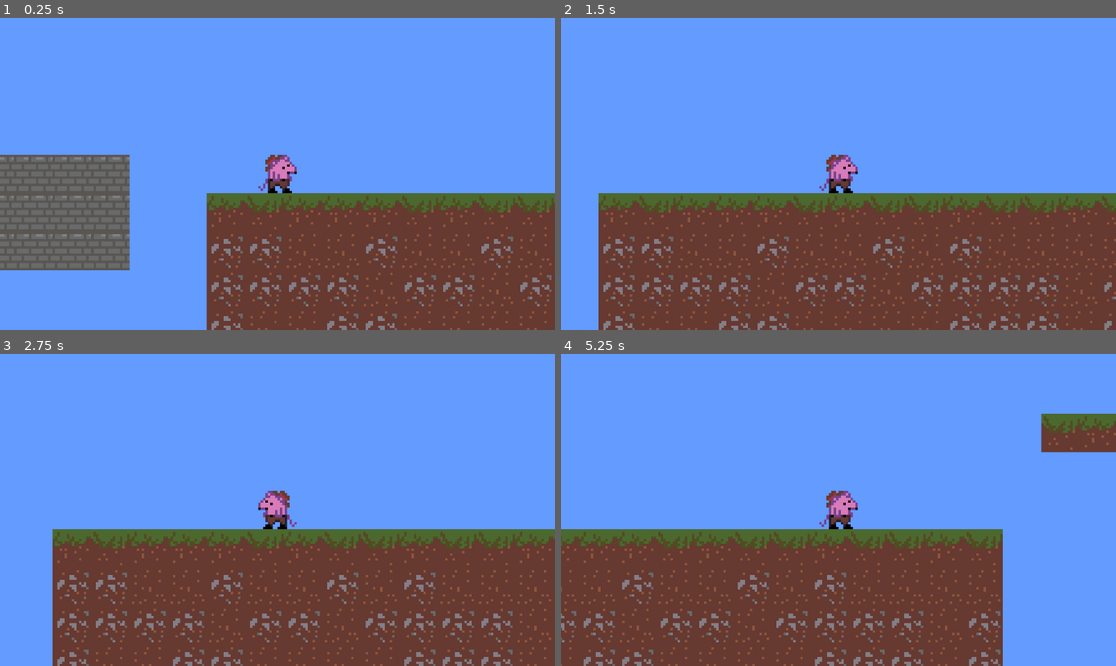
Above: before the commit, frames 1-4 (two rows, left to right).
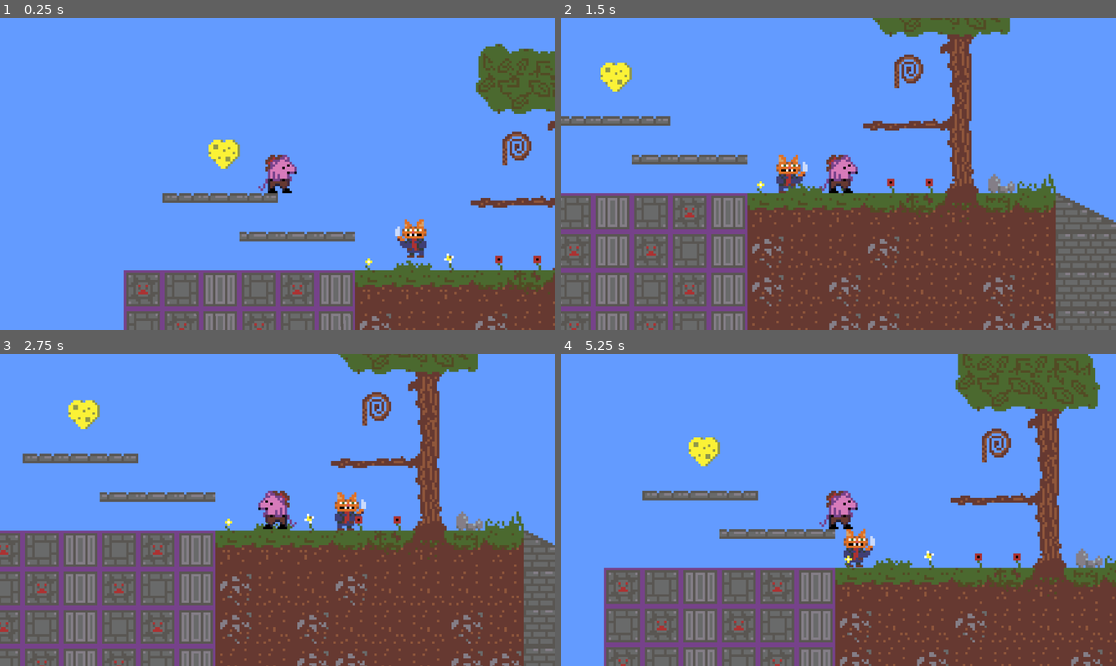
Above: after the commit, the same moments.

Repository: jyee0012/CMPT230-Game
Game: Godot game, scene res://Assets/Scenes/Levels/testlevel.tscn
Two runs of this game, one before a commit and one after it. Both use one fixed random seed, a clock stepped at 60 frames per second and the inputs below.
Inputs:
- Up to frame 1 (0.25 s): no input
- Up to frame 2 (1.5 s): hold Right (right) from 0.53 s (still down); tap A (grapple) at 0.6 s; tap Space (jump) at 0.77 s; tap X (attack, bound only after the commit) at 0.8, 1.35 s
- Up to frame 3 (2.75 s): tap Space (jump) at 1.52 s; tap A (grapple) at 1.55 s; release Right (right) at 2.03 s; hold Left (left) from 2.03 s (still down); tap Shift (dash) at 2.1 s; tap X (attack, bound only after the commit) at 2.3 s
- Up to frame 4 (5.25 s): release Left (left) at 2.78 s; hold Right (right) 2.78-4.28 s; tap A (grapple) at 2.85, 4.35 s; tap Space (jump) at 3.02, 3.77, 4.52 s; tap X (attack, bound only after the commit) at 3.6, 5.1 s; hold Left (left) 4.28-5.03 s; hold Right (right) from 5.03 s (still down)

The runs differ from the first frame. In frame 1, 38% of the frame differs, in the area x 0-100%, y 8-100%; in frame 2, 31%; in frame 3, 31%; in frame 4, 44%, in the area x 0-100%, y 0-100%.

Commit message:
Implemented basic combat

Diff:
--- a/cmpt230-game/Assets/Scenes/Entities/player.tscn
+++ b/cmpt230-game/Assets/Scenes/Entities/player.tscn
@@ -14,6 +14,8 @@
 
 [sub_resource type="CircleShape2D" id="CircleShape2D_xweso"]
 radius = 48.1664
+
+[sub_resource type="RectangleShape2D" id="RectangleShape2D_n07sd"]
 
 [node name="Player" type="CharacterBody2D"]
 safe_margin = 0.2
@@ -58,6 +60,9 @@
 process_callback = 0
 one_shot = true
 
+[node name="CooldownTimer" type="Timer" parent="Timers"]
+process_callback = 0
+
 [node name="Sounds" type="Node" parent="."]
 
 [node name="Dash" type="AudioStreamPlayer" parent="Sounds"]
@@ -81,7 +86,20 @@
 [node name="Line2D" type="Line2D" parent="."]
 closed = true
 
+[node name="ShapeCastLeft" type="ShapeCast2D" parent="."]
+position = Vector2(-149, -20)
+scale = Vector2(18.4212, 2.92064)
+shape = SubResource("RectangleShape2D_n07sd")
+target_position = Vector2(0, 20)
+
+[node name="ShapeCastRight" type="ShapeCast2D" parent="."]
+position = Vector2(125, -20)
+scale = Vector2(18.4212, 2.92064)
+shape = SubResource("RectangleShape2D_n07sd")
+target_position = Vector2(0, 20)
+
 [connection signal="timeout" from="Timers/CoyoteTime" to="." method="_on_coyote_time_timeout"]
 [connection signal="timeout" from="Timers/DashCooldown" to="." method="_on_dash_cooldown_timeout"]
 [connection signal="timeout" from="Timers/FlashTime" to="." method="_on_flash_time_timeout"]
 [connection signal="timeout" from="Timers/WallTime" to="." method="_on_wall_time_timeout"]
+[connection signal="timeout" from="Timers/CooldownTimer" to="." method="_on_cooldown_timer_timeout"]
--- /dev/null
+++ b/cmpt230-game/Assets/Scenes/Levels/enemy.gd
@@ -0,0 +1,33 @@
+extends CharacterBody2D
+
+
+const SPEED = 300.0
+const JUMP_VELOCITY = -400.0
+var hp = 30
+@export
+var patrolRange = 500
+var startPos
+var facing = -1
+
+func _ready() -> void:
+	startPos = position
+func _physics_process(delta: float) -> void:
+	# Add the gravity.
+	if not is_on_floor():
+		velocity += get_gravity() * delta
+
+	patrol()
+	move_and_slide()
+
+func takeDamage(dmg:int) -> void:
+	hp -= dmg
+	print("took dmg, hp:", hp)
+	if hp <= 0:
+		queue_free()
+
+func patrol() -> void:
+	var direction
+	if position.x > startPos.x + patrolRange or position.x < startPos.x - patrolRange:
+		facing *= -1
+		$Sprite2D.flip_h = facing == 1
+	velocity.x = facing * SPEED
--- a/cmpt230-game/Assets/Scenes/Levels/testlevel.tscn
+++ b/cmpt230-game/Assets/Scenes/Levels/testlevel.tscn
@@ -8,6 +8,10 @@
 [ext_resource type="AudioStream" uid="uid://bqy0hd2mf56rn" path="res://Assets/audio/sound effects/dash.mp3" id="4_jl12i"]
 [ext_resource type="AudioStream" uid="uid://0oibpuq10ucc" path="res://Assets/audio/level/ancient forest demo.wav" id="6_7v6pc"]
 [ext_resource type="PackedScene" uid="uid://bxetfnay2pj7h" path="res://Assets/Scenes/Entities/item.tscn" id="7_tmcj8"]
+[ext_resource type="Script" path="res://Assets/Scenes/Levels/enemy.gd" id="9_6deat"]
+[ext_resource type="Texture2D" uid="uid://djf65gigdf4m7" path="res://Assets/Sprites/Enemies/MobCat.png" id="10_a261n"]
+
+[sub_resource type="CapsuleShape2D" id="CapsuleShape2D_qln13"]
 
 [node name="Node2D" type="Node2D"]
 position = Vector2(1, 0)
@@ -16,11 +20,9 @@
 DashUnlocked = true
 DashesUnlocked = 2
 
-[node name="Player" parent="." instance=ExtResource("1_u5jyn")]
+[node name="Player" parent="." groups=["Player"] instance=ExtResource("1_u5jyn")]
 z_index = 1
-
-position = Vector2(4452, 198)
-
+position = Vector2(-644, -378)
 collision_layer = 3
 floor_constant_speed = true
 floor_snap_length = 9.0
@@ -40,10 +42,6 @@
 pitch_scale = 1.5
 bus = &"dash"
 
-
-[node name="Item2" parent="." instance=ExtResource("7_tmcj8")]
-position = Vector2(5109, 118)
-
 [node name="Control" type="Control" parent="Player"]
 layout_mode = 3
 anchors_preset = 0
@@ -55,6 +53,8 @@
 offset_right = 40.0
 offset_bottom = 23.0
 
+[node name="Item2" parent="." instance=ExtResource("7_tmcj8")]
+position = Vector2(5109, 118)
 
 [node name="Environment" type="Node" parent="."]
 
@@ -74,27 +74,41 @@
 position = Vector2(1599, 0)
 item = 0
 
-
-[node name="Item2" parent="." instance=ExtResource("7_tmcj8")]
+[node name="Item3" parent="." instance=ExtResource("7_tmcj8")]
 position = Vector2(-870, -332)
 item = 2
 
+[node name="Item4" parent="." instance=ExtResource("7_tmcj8")]
+position = Vector2(349, -357)
 
-[node name="Item3" parent="." instance=ExtResource("7_tmcj8")]
-position = Vector2(349, -357)
+[node name="Enemy" type="CharacterBody2D" parent="." groups=["Enemies"]]
+script = ExtResource("9_6deat")
+patrolRange = 300
+
+[node name="Sprite2D" type="Sprite2D" parent="Enemy"]
+texture = ExtResource("10_a261n")
+
+[node name="CollisionShape2D" type="CollisionShape2D" parent="Enemy"]
+scale = Vector2(5.24129, 5.40501)
+shape = SubResource("CapsuleShape2D_qln13")
 
 [connection signal="dash_collect" from="GameData" to="Player" method="_on_game_data_dash_collect"]
 [connection signal="hp_collect" from="GameData" to="Player" method="_on_game_data_hp_collect"]
 [connection signal="whip_collect" from="GameData" to="Player" method="_on_game_data_whip_collect"]
 [connection signal="wing_collect" from="GameData" to="Player" method="_on_game_data_wing_collect"]
-[connection signal="boot_collected" from="Item" to="GameData" method="_on_item_boot_collected"]
-[connection signal="health_collected" from="Item" to="GameData" method="_on_item_health_collected"]
-[connection signal="whip_collected" from="Item" to="GameData" method="_on_item_whip_collected"]
 [connection signal="boot_collected" from="Item2" to="GameData" method="_on_item_boot_collected"]
 [connection signal="health_collected" from="Item2" to="GameData" method="_on_item_health_collected"]
 [connection signal="whip_collected" from="Item2" to="GameData" method="_on_item_whip_collected"]
 [connection signal="wing_collected" from="Item2" to="GameData" method="_on_item_wing_collected"]
+[connection signal="boot_collected" from="Item" to="GameData" method="_on_item_boot_collected"]
+[connection signal="health_collected" from="Item" to="GameData" method="_on_item_health_collected"]
+[connection signal="whip_collected" from="Item" to="GameData" method="_on_item_whip_collected"]
+[connection signal="wing_collected" from="Item" to="GameData" method="_on_item_wing_collected"]
 [connection signal="boot_collected" from="Item3" to="GameData" method="_on_item_boot_collected"]
 [connection signal="health_collected" from="Item3" to="GameData" method="_on_item_health_collected"]
 [connection signal="whip_collected" from="Item3" to="GameData" method="_on_item_whip_collected"]
 [connection signal="wing_collected" from="Item3" to="GameData" method="_on_item_wing_collected"]
+[connection signal="boot_collected" from="Item4" to="GameData" method="_on_item_boot_collected"]
+[connection signal="health_collected" from="Item4" to="GameData" method="_on_item_health_collected"]
+[connection signal="whip_collected" from="Item4" to="GameData" method="_on_item_whip_collected"]
+[connection signal="wing_collected" from="Item4" to="GameData" method="_on_item_wing_collected"]
--- a/cmpt230-game/Assets/Scripts/DMovement.gd
+++ b/cmpt230-game/Assets/Scripts/DMovement.gd
@@ -74,6 +74,8 @@
 		playerState.Attack:
 			pass
 	#print(state)
+
+	attackHandle()
 	deathHandle()
 	move_and_slide()
 
@@ -206,11 +208,11 @@
 	var result = space_state.intersect_ray(query)
 
 	if result:
-		print("hit at point ", result.position)
+	#	print("hit at point ", result.position)
 		velocity += Vector2(face, -1) * grappleSpeed
 		$Line2D.add_point(position)
 		$Line2D.add_point(target)
-		draw_line(position,target,Color.BROWN,2)
+	#	draw_line(position,target,Color.BROWN,2)
 	else:
 		state = playerState.Idle
 
@@ -228,7 +230,22 @@
 	if Input.is_action_just_pressed("debug"):
 		position = startPos
 		velocity = Vector2.ZERO
-
+func attackHandle() -> void:
+	if Input.is_action_just_pressed("attack") and canAttack:
+		canAttack = false
+		$Timers/CooldownTimer.start()
+		var hitbox
+		if facing == directions.Right:
+			hitbox = $ShapeCastRight
+		elif facing == directions.Left:
+			hitbox = $ShapeCastLeft
+		if hitbox.is_colliding():
+			if hitbox.get_collider(0).is_in_group("Enemies"):
+				hitbox.get_collider(0).takeDamage(5)
+				#print("did dmg")
+
+func _on_cooldown_timer_timeout() -> void:
+	canAttack = true
 func _on_game_data_dash_collect() -> void:
 	maxDashes += 1
 
--- a/cmpt230-game/project.godot
+++ b/cmpt230-game/project.godot
@@ -60,17 +60,24 @@
 grapple={
 "deadzone": 0.5,
 "events": [Object(InputEventKey,"resource_local_to_scene":false,"resource_name":"","device":-1,"window_id":0,"alt_press …(191 unchanged characters)…
-, Object(InputEventJoypadButton,"resource_local_to_scene":false,"resource_name":"","device":-1,"button_index":2,"pressure":0.0,"pressed":false,"script":null)
+, Object(InputEventJoypadButton,"resource_local_to_scene":false,"resource_name":"","device":-1,"button_index":3,"pressure":0.0,"pressed":true,"script":null)
 ]
 }
 menu={
 "deadzone": 0.5,
 "events": [Object(InputEventKey,"resource_local_to_scene":false,"resource_name":"","device":0,"window_id":0,"alt_presse …(194 unchanged characters)…
+, Object(InputEventJoypadButton,"resource_local_to_scene":false,"resource_name":"","device":-1,"button_index":6,"pressure":0.0,"pressed":true,"script":null)
 ]
 }
 debug={
 "deadzone": 0.5,
 "events": [Object(InputEventKey,"resource_local_to_scene":false,"resource_name":"","device":-1,"window_id":0,"alt_press …(192 unchanged characters)…
+]
+}
+attack={
+"deadzone": 0.5,
+"events": [Object(InputEventKey,"resource_local_to_scene":false,"resource_name":"","device":-1,"window_id":0,"alt_pressed":false,"shift_pressed":false,"ctrl_pressed":false,"meta_pressed":false,"pressed":false,"keycode":0,"physical_keycode":88,"key_label":0,"unicode":120,"location":0,"echo":false,"script":null)
+, Object(InputEventJoypadButton,"resource_local_to_scene":false,"resource_name":"","device":-1,"button_index":2,"pressure":0.0,"pressed":true,"script":null)
 ]
 }
 
Not shown: 1 places in cmpt230-game/Assets/Scenes/Entities/player.tscn that only renumber resources
Not shown: 1 places in cmpt230-game/Assets/Scenes/Levels/testlevel.tscn that only renumber resources
